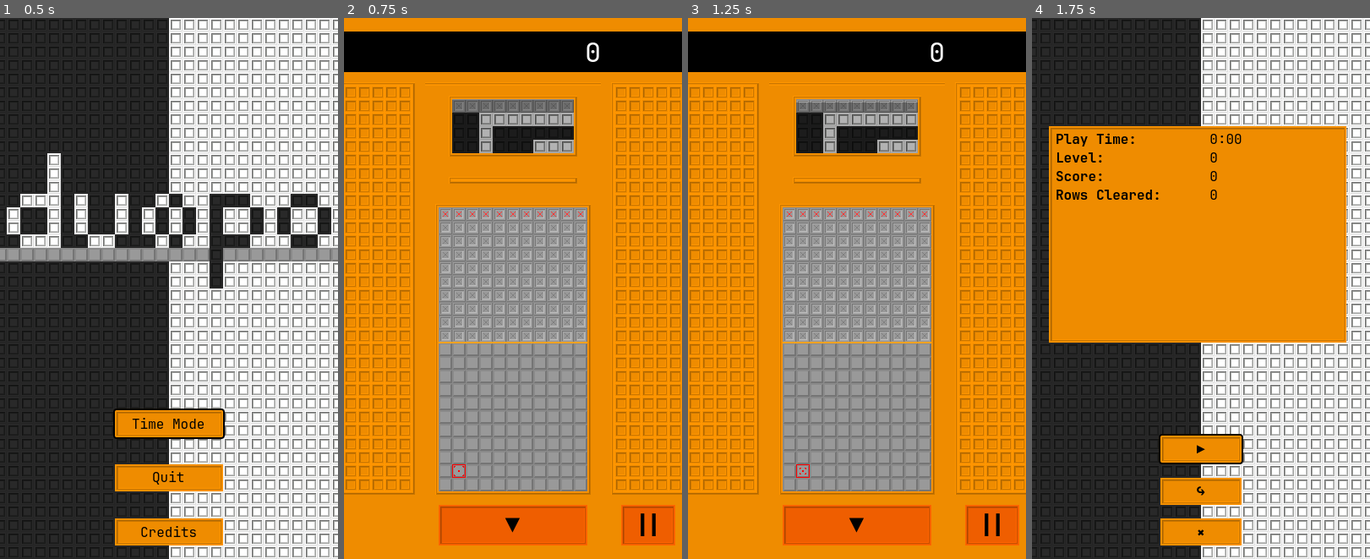
Above: before the commit, frames 1-4 (left to right).
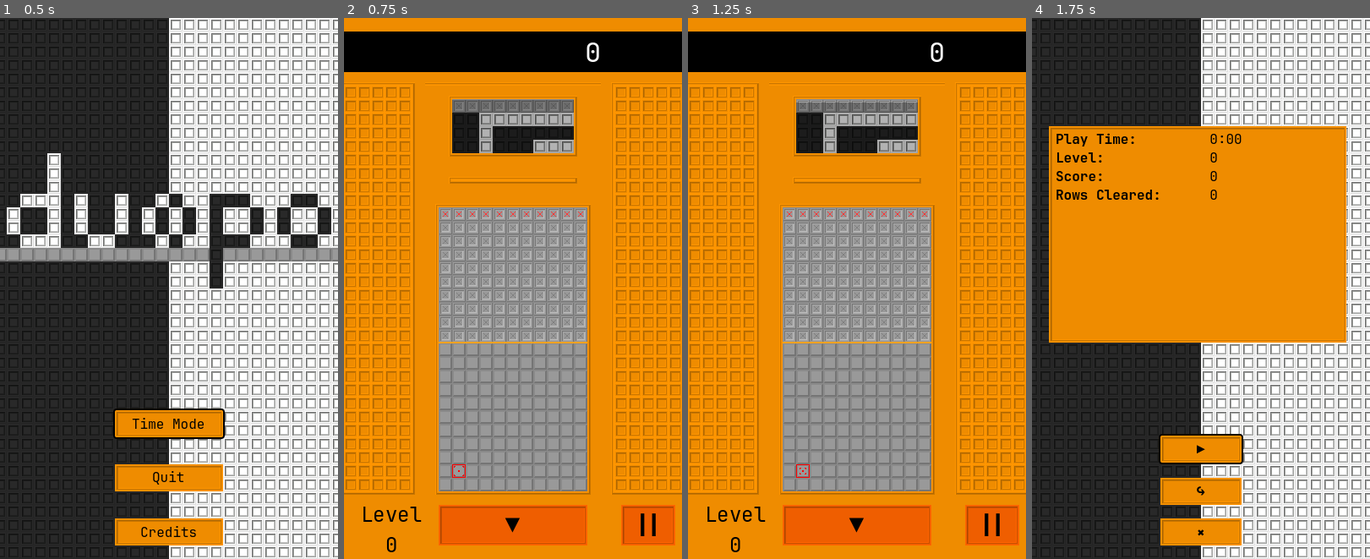
Above: after the commit, the same moments.

Repository: ka-puna/duopo
Game: Godot game, scene res://src/main.tscn
The game is run twice, just before and just after one commit, with the same random seed, the same clock (stepped at 60 frames per second) and the same inputs.
Inputs:
- Up to frame 1 (0.5 s): no input
- Up to frame 2 (0.75 s): click "Time Mode" at 0.5 s
- Up to frame 3 (1.25 s): no input
- Up to frame 4 (1.75 s): click "||" at 1.25 s

Frame 1 is identical in both runs. In frame 2, 0.2% of the frame differs, in the area x 5-23%, y 90-99%; in frame 3, 0.2%; in frame 4, nothing differs.

Commit message:
Add level label to time_mode.

Diff:
--- a/src/scene/time_mode.gd
+++ b/src/scene/time_mode.gd
@@ -20,10 +20,11 @@
 @onready var init_cycle_period: float = cycle_period
 @onready var max_cycle_period: float = cycle_period * 2
 @onready var run_time: float = 0.0
-@onready var level: int = 0: set = set_level
+var level: int: set = set_level
+@onready var level_label = $Level
 @onready var path = Path.new()
 @onready var rows_cleared: int = 0: set = set_rows_cleared
-@onready var score: int: set = set_score
+var score: int: set = set_score
 @onready var score_label = $Score
 var pattern_level: int: set = set_pattern_level
 # A non-rectangular array of integers storing pattern indices.
@@ -43,6 +44,7 @@
 	effect = commander.get_self_map(Constants.TILES_SELF_MAPPING)
 	match_rows = commander.get_match_rows("group")
 	path.updated.connect(_on_path_updated)
+	level = 0
 	score = 0
 	pattern_level = 0
 	super()
@@ -151,6 +153,7 @@
 
 func set_level(value: int):
 	level = value
+	level_label.text = "Level\n%d" % level
 	# Update cycle_period.
 	var new_cycle_period = init_cycle_period * (1.1 - 0.1 * exp(0.044 * level))
 	cycle_period = clampf(new_cycle_period, 1, max_cycle_period)
--- a/src/scene/time_mode.tscn
+++ b/src/scene/time_mode.tscn
@@ -144,5 +144,23 @@
 horizontal_alignment = 2
 vertical_alignment = 1
 
+[node name="Level" type="Label" parent="."]
+modulate = Color(0, 0, 0, 1)
+layout_mode = 1
+anchors_preset = 2
+anchor_top = 1.0
+anchor_bottom = 1.0
+offset_top = -80.0
+offset_right = 112.0
+grow_vertical = 0
+theme_override_font_sizes/font_size = 24
+text = "Level
+42"
+horizontal_alignment = 1
+vertical_alignment = 2
+clip_text = true
+text_overrun_behavior = 3
+max_lines_visible = 2
+
 [connection signal="pressed" from="pause_game" to="." method="_on_pause_game_pressed"]
 [connection signal="pressed" from="drop_pattern" to="." method="_on_drop_pattern_pressed"]
